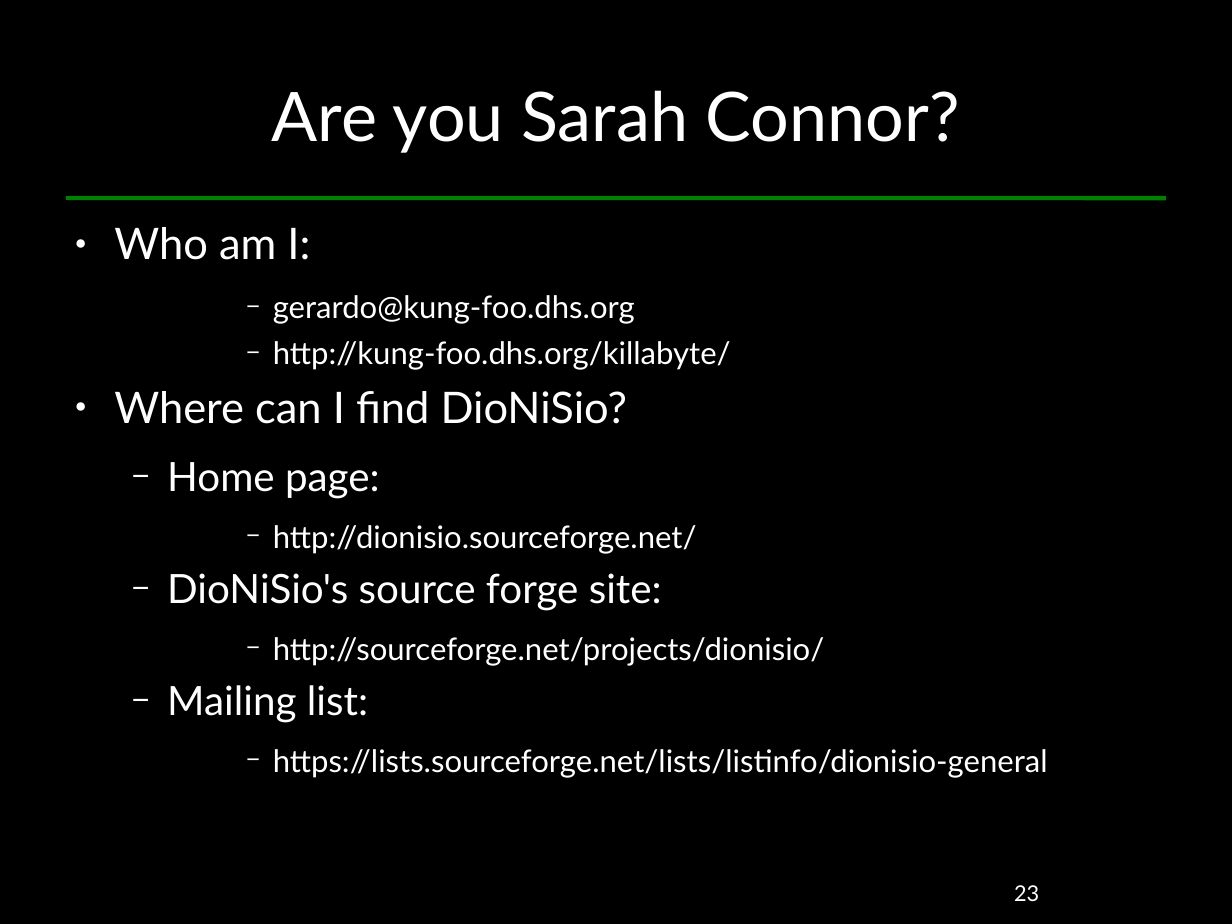
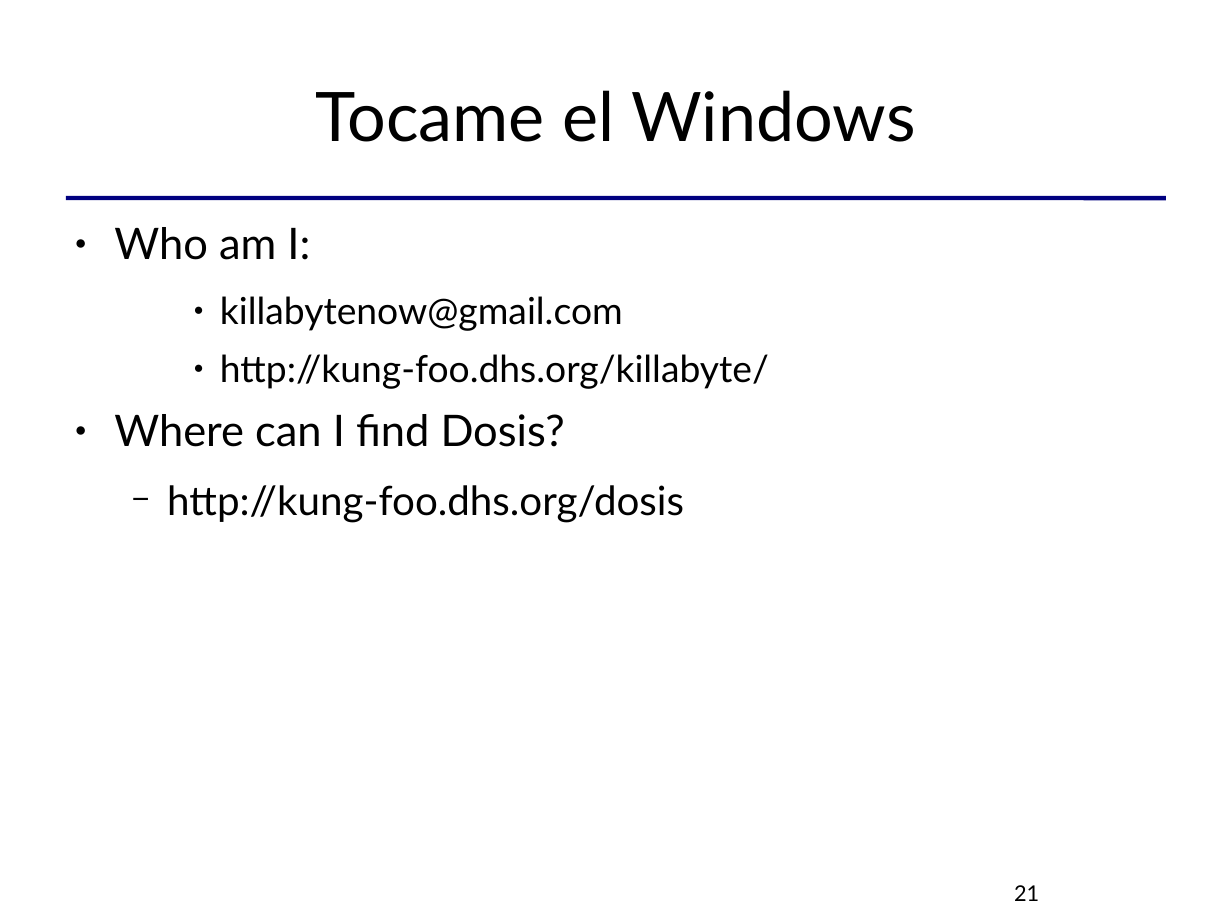
Before and after one commit to killabytenow/dosis, a slide deck: slide 21 of doc/Dosis-SCG-2009.odp (slide 23 before the commit). Drawn at 1232x924 pixels with LibreOffice and Linux fonts; fonts in the diff are those of the drawing. Boxes give left, top, right and bottom in pixels: in the first picture for what was removed or moved away, otherwise in the second. Text is boxed around its words. In the diff, an @@ line names an element or a change of style, - is before the commit and + after.

```diff
--- a/doc/Dosis-SCG-2009.odp
+++ b/doc/Dosis-SCG-2009.odp
@@ background #000000 to #FFFFFF @@
@@ title at (316, 90, 916, 142): text changed; text colour #FFFFFF to #000000 @@
-Are you Sarah Connor?
+Tocame el Windows
@@ line (66, 198) - (1166, 198): stroke #008000 2.83 pt to #000080 2.83 pt @@
@@ text at (114, 227, 769, 389): text colour #FFFFFF to #000000 in "Who am I:", "http://kung-foo.dhs.org/killabyte/"; size 20 to 24 pt in "http://kung-foo.dhs.org/killabyte/"; bullet colour #FFFFFF to #000000; bullet − to ●; list level 4 to 3 in "http://kung-foo.dhs.org/killabyte/" @@
@@ text at (220, 296, 623, 331): text changed; size 20 to 24 pt; text colour #FFFFFF to #000000 @@
-      − gerardo@kung-foo.dhs.org
+    ● killabytenow@gmail.com
@@ text at (114, 414, 684, 522): text changed; size 20 to 26 pt; text colour #FFFFFF to #000000 @@
-● Where can I find DioNiSio?
-  − Home page:
-      − http://dionisio.sourceforge.net/
-  − DioNiSio's source forge site:
-      − http://sourceforge.net/projects/dionisio/
-  − Mailing list:
-      − https://lists.sourceforge.net/lists/listinfo/dionisio-general
+● Where can I find Dosis?
+  − http://kung-foo.dhs.org/dosis
@@ page number at (1014, 885, 1039, 901): text changed; text colour #FFFFFF to #000000 @@
-23
+21
```
Also in this commit, not shown: 18 other slides changed, 2 slides added, 4 slides removed.
